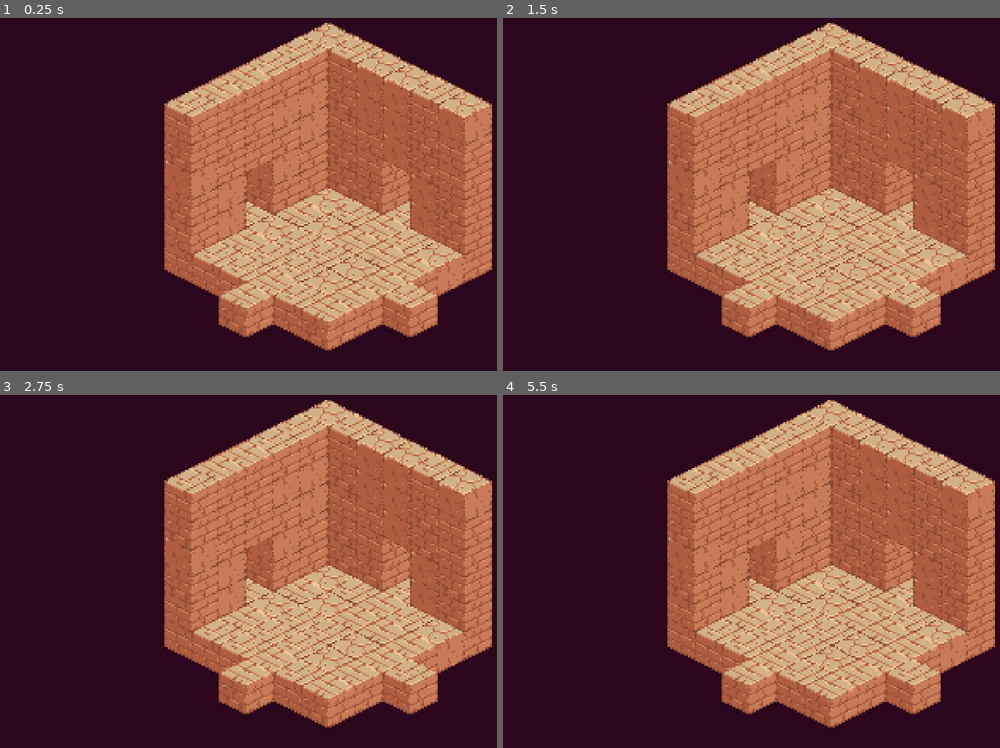
Above: before the commit, frames 1-4 (two rows, left to right).
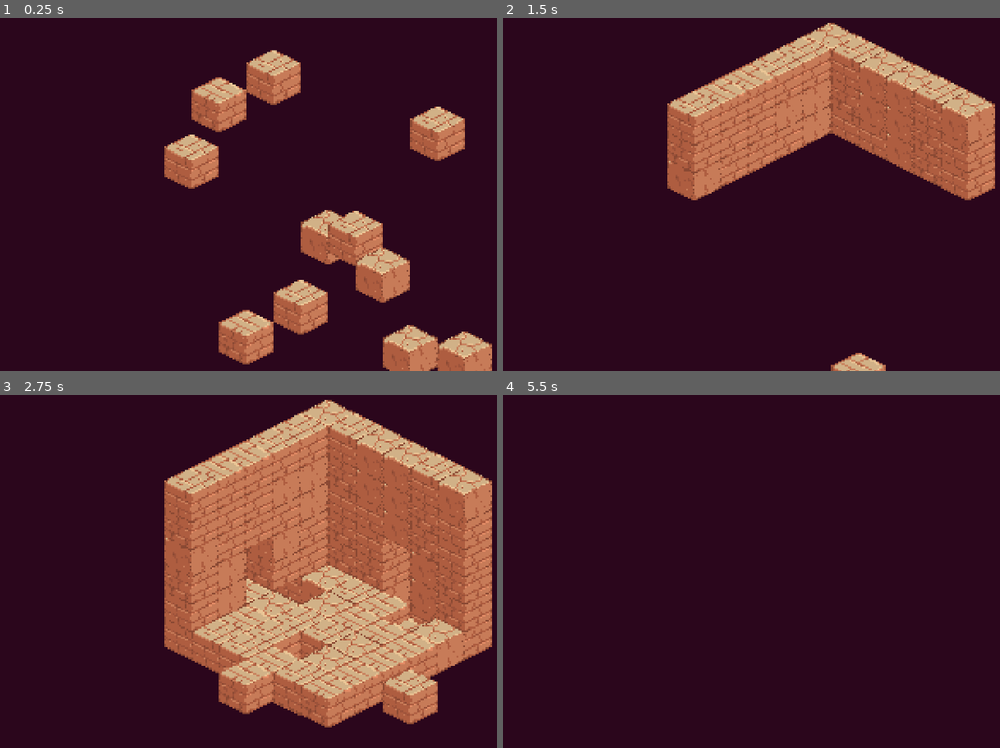
Above: after the commit, the same moments.

Repository: bitwise-aiden/godot-playground
Game: Godot game, scene res://source/world/dungeon.tscn
The game is run twice, just before and just after one commit, with the same random seed, the same clock (stepped at 60 frames per second) and the same inputs.
Inputs:
- Up to frame 1 (0.25 s): no input
- Up to frame 2 (1.5 s): no input
- Up to frame 3 (2.75 s): no input
- Up to frame 4 (5.5 s): no input

The runs differ from the first frame. In frame 1, 46% of the frame differs, in the area x 33-100%, y 1-100%; in frame 2, 28%; in frame 3, 2.3%; in frame 4, 48%, in the area x 33-100%, y 1-95%.

Commit message:
Add world rooms and transitions

Diff:
--- a/source/world/block.gd
+++ b/source/world/block.gd
@@ -7,10 +7,7 @@
 	set(value):
 		coord = value
 
-		__coord_position = Vector2(
-			value.z - value.x,
-			(value.z + value.x) * 0.5 - value.y,
-		) * WorldConstants.HALF_BLOCK_SIZE
+		__coord_position = WorldConstants.coord_to_world(coord)
 
 		__update_position()
 
--- a/source/world/constants.gd
+++ b/source/world/constants.gd
@@ -5,3 +5,14 @@
 
 const BLOCK_SIZE : int = 64
 const HALF_BLOCK_SIZE : int = int(BLOCK_SIZE / 2.0)
+
+
+# Public methods
+
+static func coord_to_world(
+	coord : Vector3i,
+) -> Vector2:
+	return Vector2(
+		coord.z - coord.x,
+		(coord.z + coord.x) * 0.5 - coord.y,
+	) * WorldConstants.HALF_BLOCK_SIZE
--- a/source/world/dungeon.gd
+++ b/source/world/dungeon.gd
@@ -1,4 +1,5 @@
 class_name WorldDungeon extends Node2D
+
 
 # Private constants
 
@@ -9,11 +10,15 @@
 ]
 
 const __WORLD_BLOCK : Resource = preload("res://source/world/block.tscn")
+const __WORLD_ROOM : Resource = preload("res://source/world/room.tscn")
 
 
 # Lifecycle methods
 
 func _ready() -> void:
+	var room : WorldRoom = __WORLD_ROOM.instantiate()
+	add_child(room)
+
 	var size : int = 6
 
 	for x in size:
@@ -23,22 +28,32 @@
 					continue
 
 				if x == 0 || y == 0 || z == 0:
-					add_block(Vector3i(x, y, z), __DATA_BLOCKS[0])
+					room.add_block(
+						spawn_block(Vector3i(x, y, z), __DATA_BLOCKS[0]),
+					)
 
-	add_block(Vector3i(6, 0, 3), __DATA_BLOCKS[0])
-	add_block(Vector3i(3, 0, 6), __DATA_BLOCKS[0])
+	room.add_block(
+		spawn_block(Vector3i(6, 0, 3), __DATA_BLOCKS[0]),
+	)
+	room.add_block(
+		spawn_block(Vector3i(3, 0, 6), __DATA_BLOCKS[0]),
+	)
+
+	for i in 5:
+		for direction in [Vector3i.DOWN, Vector3i.RIGHT, Vector3i.FORWARD, Vector3i.UP, Vector3i.LEFT, Vector3i.BACK]:
+			await room.transition_in(direction)
+			await room.transition_out(direction)
 
 
 # Public methods
 
-func add_block(
+func spawn_block(
 	coord : Vector3i,
 	data : DataBlock,
 ) -> WorldBlock:
 	var block : WorldBlock = __WORLD_BLOCK.instantiate()
+
 	block.coord = coord
 	block.data = data
 
-	add_child(block)
-
 	return block
--- /dev/null
+++ b/source/world/room.gd
@@ -0,0 +1,84 @@
+class_name WorldRoom extends Node2D
+
+
+# Private variables
+
+var __blocks : Dictionary = {}
+
+
+# Public methods
+
+func add_block(
+	block : WorldBlock,
+) -> void:
+	assert(!__blocks.has(block.coord), "Block at coord `%s` already exists." % block.coord)
+
+	__blocks[block.coord] = block
+	add_child(block)
+
+
+func transition_in(
+	direction : Vector3i,
+) -> void:
+	var offset : Vector2 = WorldConstants.coord_to_world(direction) * 20.0
+	await __transition(direction, offset, Vector2.ZERO)
+
+
+func transition_out(
+	direction : Vector3i,
+) -> void:
+	var offset : Vector2 = WorldConstants.coord_to_world(direction) * 20.0
+	await __transition(direction, Vector2.ZERO, offset)
+
+
+# Private methods
+
+func __coords_by_layer(
+	direction : Vector3i,
+) -> Dictionary:
+	var coords_by_layer : Dictionary = {}
+
+	for coord in __blocks.keys():
+		var masked_coord = coord * direction
+		var layer : int = (masked_coord.x + masked_coord.y + masked_coord.z)
+
+		if !coords_by_layer.has(layer):
+			coords_by_layer[layer] = []
+
+		coords_by_layer[layer].append(coord)
+
+	return coords_by_layer
+
+
+func __transition(
+	direction : Vector3i,
+	from : Vector2,
+	to : Vector2,
+) -> void:
+	var ordering : int = -1 if from == Vector2.ZERO else 1
+
+	var coords_by_layer : Dictionary = __coords_by_layer(direction)
+
+	var sorted_layers : Array = coords_by_layer.keys()
+	sorted_layers.sort_custom(
+		func(a, b):
+			return a * ordering < b * ordering
+	)
+
+	var tween : Tween = create_tween()
+
+	for layer in sorted_layers:
+		tween.tween_interval(0.0)
+
+		for coord in coords_by_layer[layer]:
+			var block : WorldBlock = __blocks[coord]
+			block.offset = from
+
+			tween.parallel().tween_property(
+				block,
+				"offset",
+				to,
+				0.2 + randf() * 0.3
+			)
+
+	await tween.finished
--- /dev/null
+++ b/source/world/room.tscn
@@ -0,0 +1,6 @@
+[gd_scene load_steps=2 format=3 uid="uid://sr341iau61wo"]
+
+[ext_resource type="Script" path="res://source/world/room.gd" id="1_t13pe"]
+
+[node name="room" type="Node2D"]
+script = ExtResource("1_t13pe")
